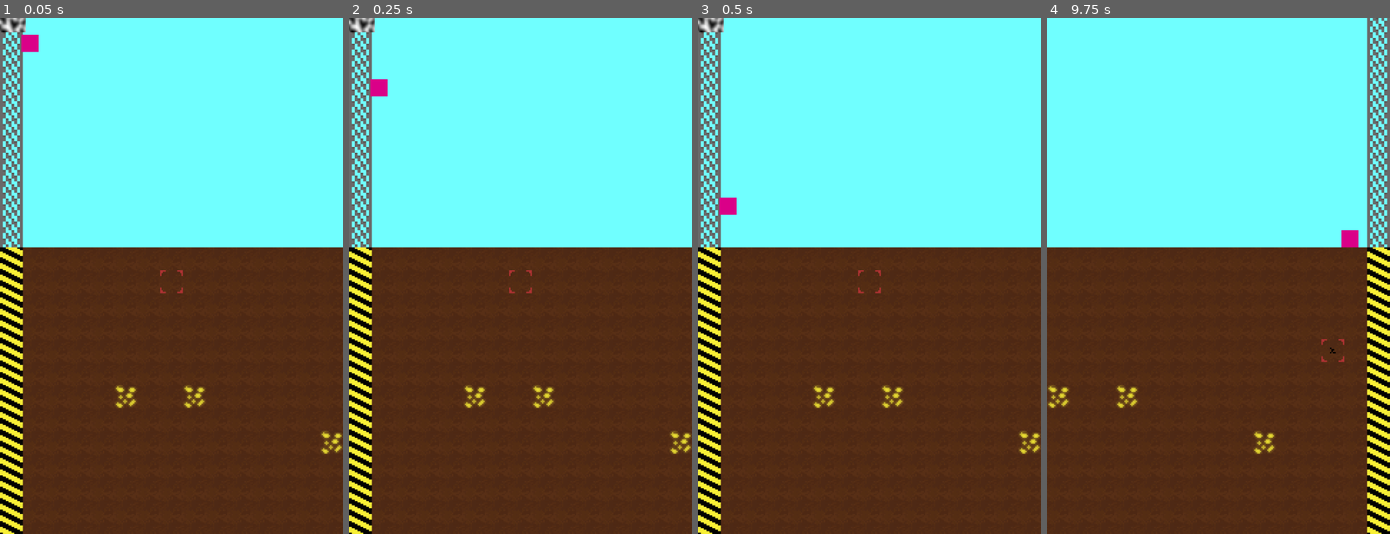
Above: before the commit, frames 1-4 (left to right).
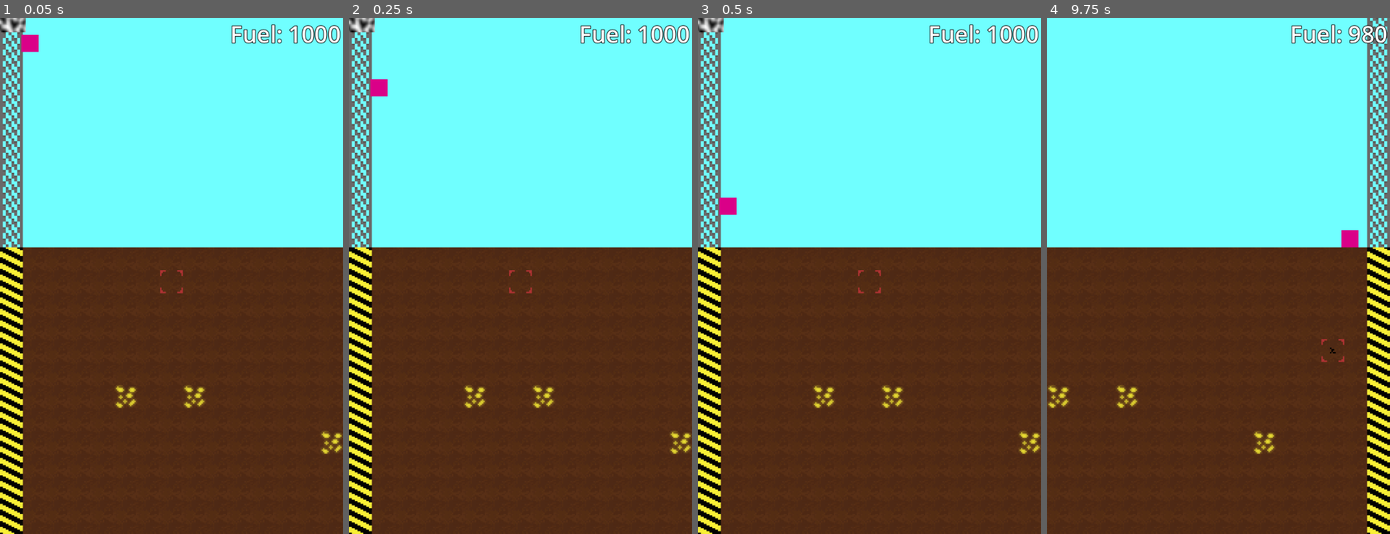
Above: after the commit, the same moments.

Repository: brikr/ludum-dare-57
Game: Godot game, scene res://scenes/main/main.tscn
Two runs of this game, one before a commit and one after it. Both use one fixed random seed, a clock stepped at 60 frames per second and the inputs below.
Inputs (mouse positions are in pixels of both pictures, inside the frame that each line leads up to):
- Up to frame 1 (0.05 s): no input
- Up to frame 2 (0.25 s): no input
- Up to frame 3 (0.5 s): no input
- Up to frame 4 (9.75 s): move the mouse to (1293, 250) at 0.52 s; press the mouse at (1293, 250) at 0.53 s; hold D (move_right) 0.53-2.03 s; tap Space (jump) at 0.77, 1.52, 3.02, 3.77, 4.52, 6.02, 6.77, 7.52, 9.02, 9.5 s; move the mouse to (1149, 301) at 1.27 s; release the mouse at (1149, 301) at 1.28 s; click (1149, 301) at 1.35 s; move the mouse to (1252, 162) at 2.02 s; press the mouse at (1252, 162) at 2.03 s; hold A (move_left) 2.03-2.78 s; move the mouse to (1201, 379) at 2.77 s; release the mouse at (1201, 379) at 2.78 s; hold D (move_right) 2.78-4.28 s; click (1201, 379) at 2.85 s; move the mouse to (1321, 353) at 3.52 s; press the mouse at (1321, 353) at 3.53 s; tap Enter at 4.25 s; move the mouse to (1115, 198) at 4.27 s; release the mouse at (1115, 198) at 4.28 s; hold A (move_left) 4.28-5.03 s; click (1115, 198) at 4.35 s; move the mouse to (1235, 276) at 5.02 s; press the mouse at (1235, 276) at 5.03 s; hold D (move_right) 5.03-5.78 s; move the mouse to (1167, 147) at 5.77 s; release the mouse at (1167, 147) at 5.78 s; hold A (move_left) 5.78-7.28 s; click (1167, 147) at 5.85 s; move the mouse to (1293, 250) at 6.52 s; press the mouse at (1293, 250) at 6.53 s; move the mouse to (1149, 301) at 7.27 s; release the mouse at (1149, 301) at 7.28 s; hold D (move_right) 7.28-9.53 s; click (1149, 301) at 7.35 s; move the mouse to (1252, 162) at 8.02 s; press the mouse at (1252, 162) at 8.03 s; move the mouse to (1201, 379) at 8.77 s; release the mouse at (1201, 379) at 8.78 s; click (1201, 379) at 8.85 s; move the mouse to (1321, 353) at 9.52 s; press the mouse at (1321, 353) at 9.53 s; hold A (move_left) from 9.53 s (still down)

The runs differ from the first frame. In frame 1, 0.6% of the frame differs, in the area x 67-100%, y 1-5%; in frame 2, 0.6%; in frame 3, 0.6%; in frame 4, 0.6%.

Commit message:
fuel in ui

Diff:
--- a/project.godot
+++ b/project.godot
@@ -27,7 +27,7 @@
 
 [editor_plugins]
 
-enabled=PackedStringArray("res://addons/AsepriteWizard/plugin.cfg")
+enabled=PackedStringArray()
 
 [input]
 
--- /dev/null
+++ b/scenes/hud/hud.gd
@@ -0,0 +1,6 @@
+extends CanvasLayer
+
+const FUEL_TEMPLATE := "Fuel: %d"
+
+func _process(delta):
+  $Fuel.text = FUEL_TEMPLATE % %Player.current_fuel
--- /dev/null
+++ b/scenes/hud/hud.tscn
@@ -0,0 +1,15 @@
+[gd_scene load_steps=3 format=3 uid="uid://dfowoevuj1o11"]
+
+[ext_resource type="Theme" uid="uid://dmwt5ilifg3r8" path="res://scenes/ui_theme.tres" id="1_48c2t"]
+[ext_resource type="Script" uid="uid://c57mj3ygc5bdo" path="res://scenes/hud/hud.gd" id="1_cgeww"]
+
+[node name="HUD" type="CanvasLayer"]
+script = ExtResource("1_cgeww")
+
+[node name="Fuel" type="Label" parent="."]
+offset_left = 5.0
+offset_right = 715.0
+offset_bottom = 67.0
+theme = ExtResource("1_48c2t")
+text = "Fuel: 0"
+horizontal_alignment = 2
--- a/scenes/main/main.tscn
+++ b/scenes/main/main.tscn
@@ -1,9 +1,10 @@
-[gd_scene load_steps=9 format=3 uid="uid://dbi1s0tx3b5vk"]
+[gd_scene load_steps=10 format=3 uid="uid://dbi1s0tx3b5vk"]
 
 [ext_resource type="Script" uid="uid://bk710nk5wc8ta" path="res://scenes/main/main.gd" id="1_6q06x"]
 [ext_resource type="Texture2D" uid="uid://bu0ricl7ntd50" path="res://assets/tiles.png" id="1_hyk8p"]
 [ext_resource type="PackedScene" uid="uid://eduld2nd3eqw" path="res://scenes/player/player.tscn" id="2_iuonh"]
 [ext_resource type="Script" uid="uid://dwukm0d7mmuhx" path="res://scenes/main/tile_map.gd" id="3_ow5a4"]
+[ext_resource type="PackedScene" uid="uid://dfowoevuj1o11" path="res://scenes/hud/hud.tscn" id="5_6q06x"]
 
 [sub_resource type="TileSetAtlasSource" id="TileSetAtlasSource_iuonh"]
 texture = ExtResource("1_hyk8p")
@@ -47,7 +48,10 @@
 tile_set = SubResource("TileSet_ow5a4")
 
 [node name="Player" parent="." instance=ExtResource("2_iuonh")]
+unique_name_in_owner = true
 position = Vector2(20, 16)
 
 [node name="test" type="Sprite2D" parent="."]
 position = Vector2(8, 0)
+
+[node name="HUD" parent="." instance=ExtResource("5_6q06x")]
--- /dev/null
+++ b/scenes/ui_theme.tres
@@ -0,0 +1,5 @@
+[gd_resource type="Theme" format=3 uid="uid://dmwt5ilifg3r8"]
+
+[resource]
+Label/constants/outline_size = 5
+Label/font_sizes/font_size = 48
Not shown, added: scenes/hud/hud.gd.uid
